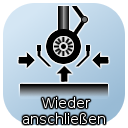
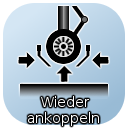
Layer changes from the first 128 x 128 image to the second:
painted on "Wieder ..." over [23, 96, 105, 126]
painted on "Drop Shadow" over [21, 94, 107, 128]
